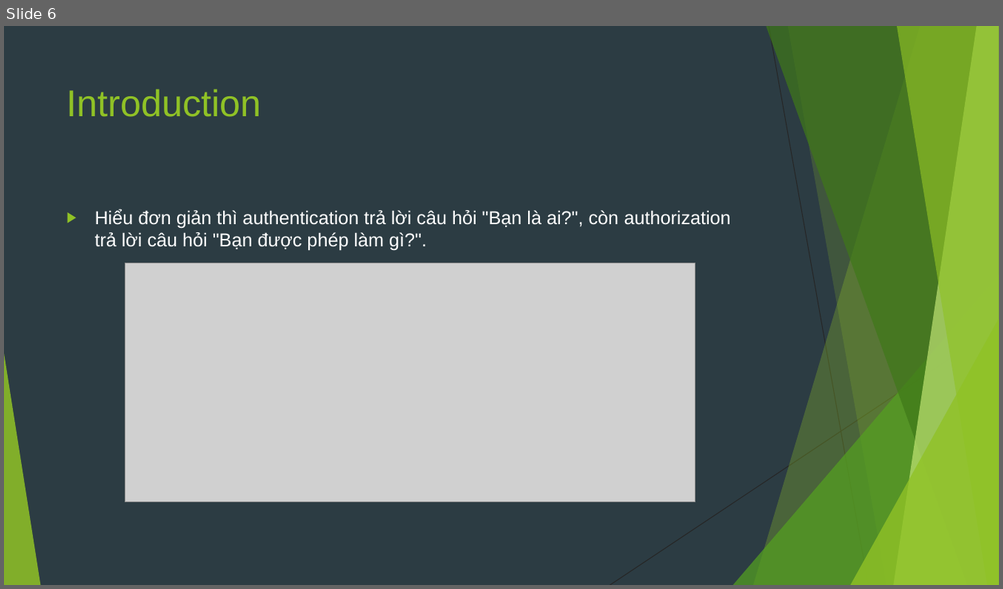
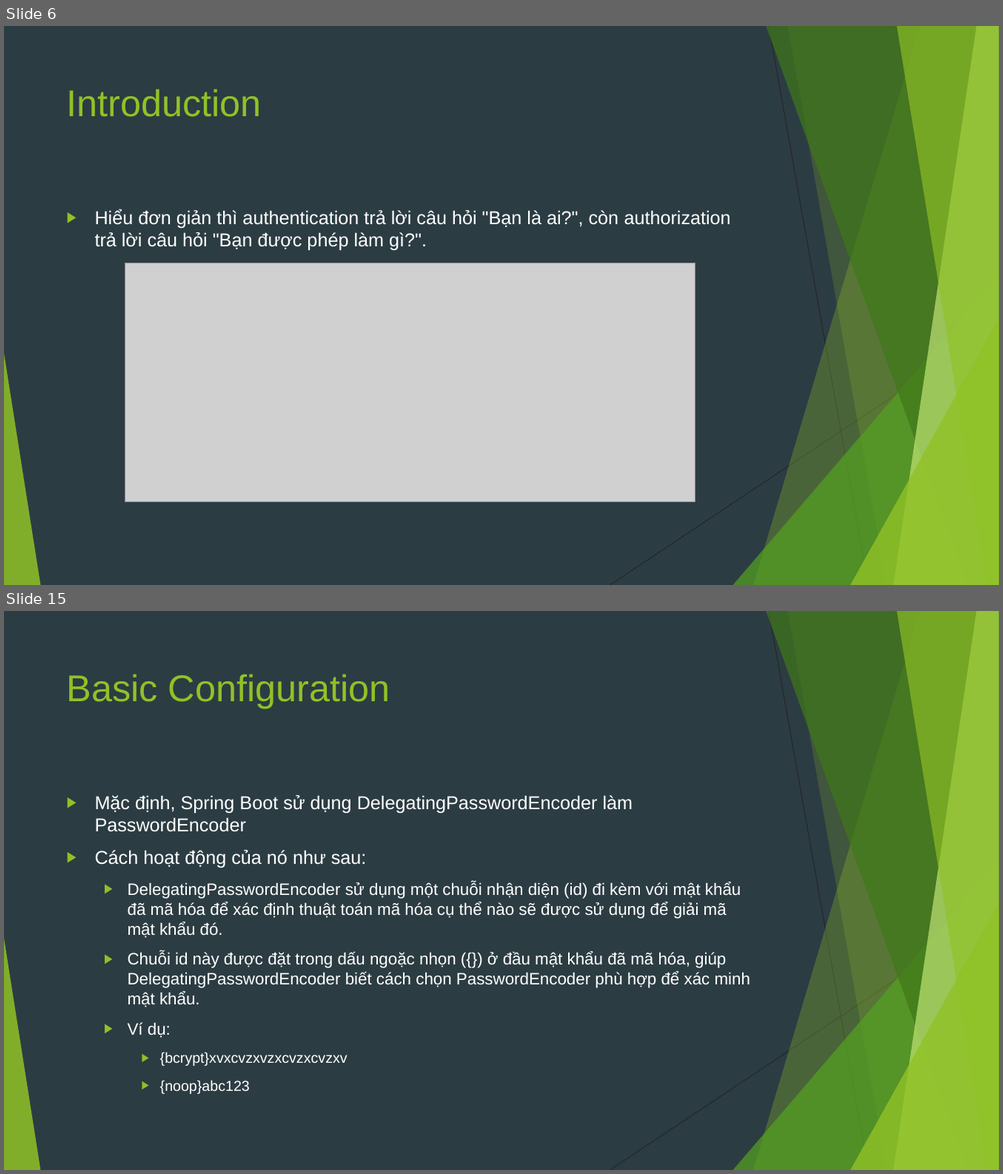
Before and after one commit to sobbingwind/SpringBoot, a slide deck: 09.Spring Security.pptx. Shown one above the other, each under a label of ours: slide 6 before the commit, slides 6 and 15 after it; the slides between them are not shown. The pictures are 1003x589 and 1003x1174 pixels, drawn with LibreOffice and Linux fonts; fonts in the diff are those of the drawing; grey boxes stand for pictures. Boxes give left, top, right and bottom in pixels: in the first picture for what was removed or moved away, otherwise in the second. Text is boxed around its words. In the diff, an @@ line names an element or a change of style, - is before the commit and + after.

```diff
--- a/09.Spring Security.pptx
+++ b/09.Spring Security.pptx
@@ slide 15 added at bbox=[4, 611, 999, 1170], background #2C3C43; not listed: 10 template elements that a slide beside it also shows @@
@@ title added at bbox=[67, 674, 390, 709], 36 pt, text #90C226 @@
+Basic Configuration
@@ text added at bbox=[95, 795, 750, 1094], 16 pt, text #FFFFFF @@
+▶ Mặc định, Spring Boot sử dụng DelegatingPasswordEncoder làm PasswordEncoder
+▶ Cách hoạt động của nó như sau:
+  ▶ DelegatingPasswordEncoder sử dụng một chuỗi nhận diện (id) đi kèm với mật khẩu đã mã hóa để xác định thuật toán mã hóa cụ thể nào sẽ được sử dụng để giải mã mật khẩu đó.
+  ▶ Chuỗi id này được đặt trong dấu ngoặc nhọn ({}) ở đầu mật khẩu đã mã hóa, giúp DelegatingPasswordEncoder biết cách chọn PasswordEncoder phù hợp để xác minh mật khẩu.
+  ▶ Ví dụ:
+    ▶ {bcrypt}xvxcvzxvzxcvzxcvzxv
+    ▶ {noop}abc123
```
Also in this commit, not shown: 4 slides changed, 17 other slides added, 6 slides removed.
